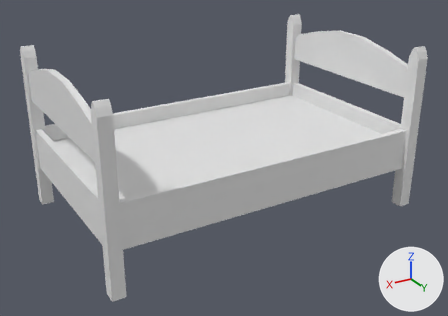
The Blender file Blend/Casa/HouseCama2.blend, before and after one commit.
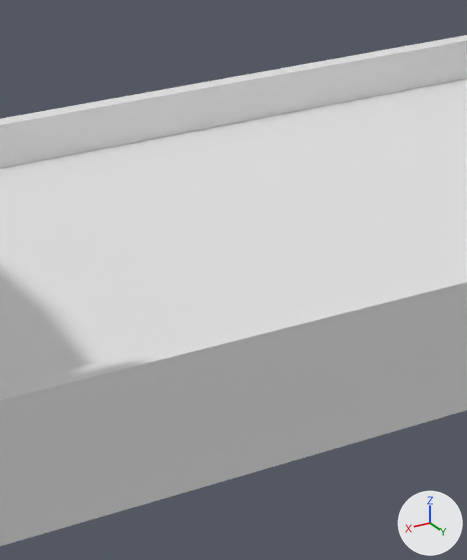
There are two pictures of each version: one whole from a 50 mm lens placed at (3.84, 6.43, 3.86), pointed at (0.06, 0.13, 0.71), one close up on the part from 29% to 63% of the width and 23% to 80% of the height. Lighting does not change. The marker at lower right points along +X, +Y and +Z.

Objects in the first close-up: 'HousecCama2'.
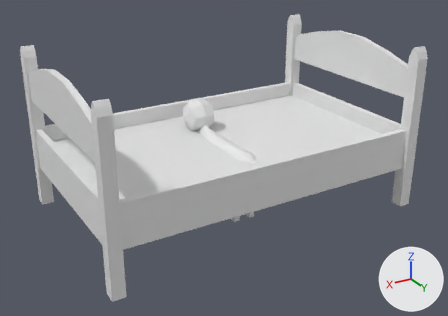
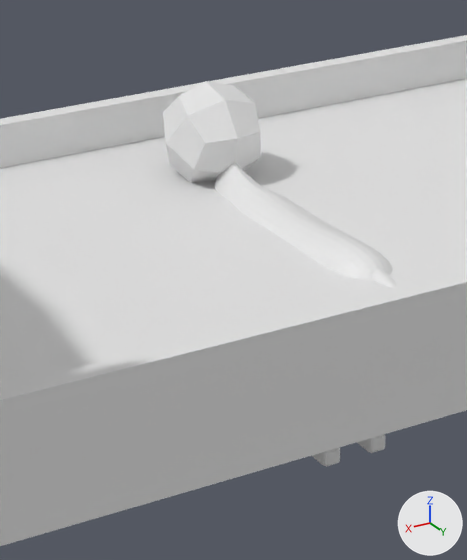
The newer file is also rescaled (x0.593), turned or shifted as a whole; pictures and numbers use the older file's frame.

What differs and where, as boxes [x1, y1, x2, y2] in the close-ups (467 x 560 px):
'BaseCat', added: after [163, 81, 397, 466]

The change, as a diff of the scene's bpy script:
```diff
--- a/Blend/Casa/HouseCama2.blend.py
+++ b/Blend/Casa/HouseCama2.blend.py
@@ me_basecat @@
+me_basecat.from_pydata(...)  # 4952 vertices, 4808 faces; spans x -13.4..13.8, y -0.9..75.8, z -61.1..51.9
@@ ob_basecat @@
+ob_basecat = bpy.data.objects.new('BaseCat', me_basecat)
+ob_basecat.location = (0.0, 0.001, -0.001)
+ob_basecat.rotation_euler = (1.571, 0.0, 0.0)  # degrees (90, 0, 0)
+ob_basecat.scale = (0.0169, 0.0169, 0.0169)
```
